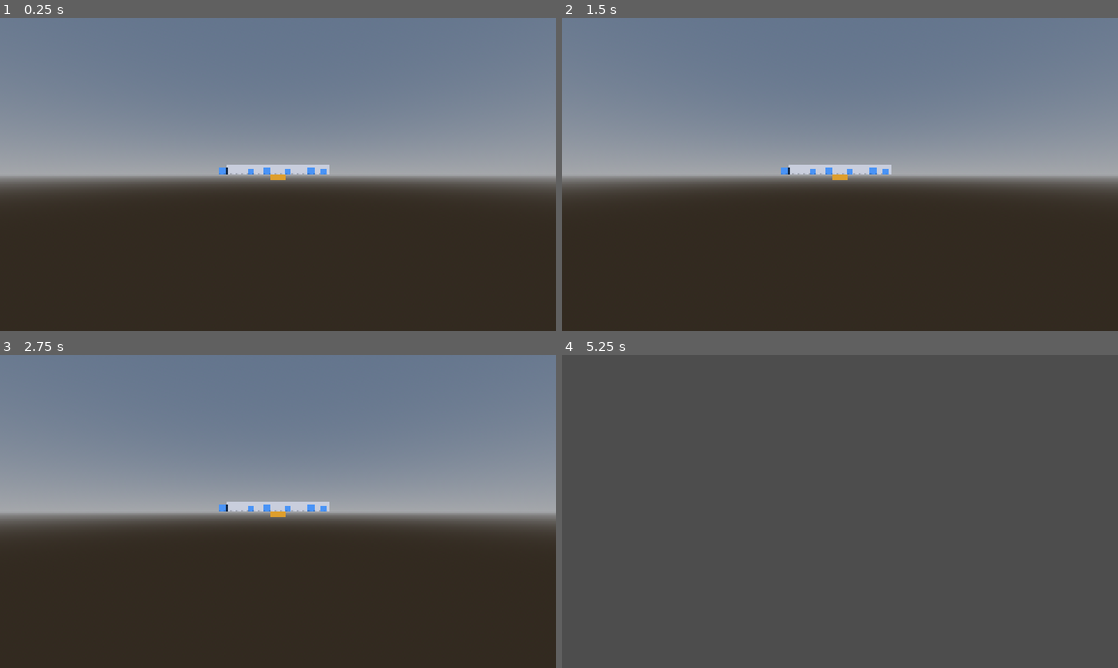
Above: before the commit, frames 1-4 (two rows, left to right).
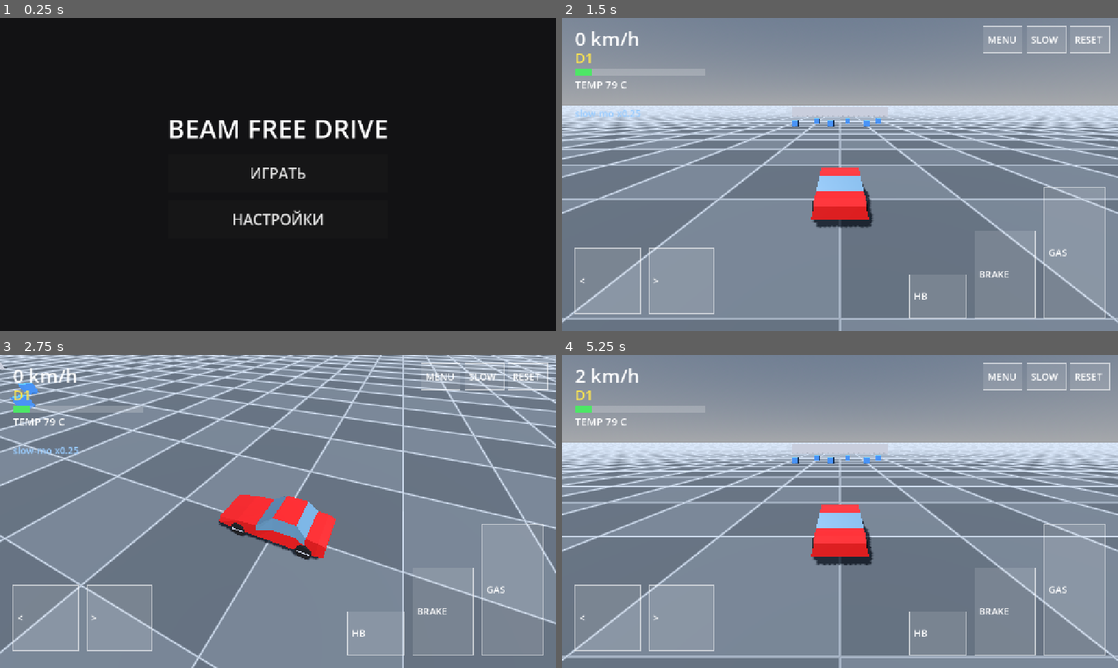
Above: after the commit, the same moments.

Repository: urichnoch777-wq/Beam-free-drive-1.3-beta
Game: Godot game, scene res://scenes/menu.tscn
Same seed, same stepped clock (60 frames per second), same inputs: the game is played once before the commit and once after it. Before the commit the project starts from res://scenes/main.tscn.
Inputs (mouse positions are in pixels of both pictures, inside the frame that each line leads up to):
- Up to frame 1 (0.25 s): no input
- Up to frame 2 (1.5 s): click (840, 174) at 0.5 s, where only the run after the commit has a clickable "ИГРАТЬ"; move the mouse to (962, 158) at 1.27 s; hold D (steer_right) from 1.28 s (still down); hold T (slowmo) from 1.28 s (still down); click (962, 158) at 1.42 s
- Up to frame 3 (2.75 s): release D (steer_right) at 2 s; release T (slowmo) at 2 s; tap Enter at 2 s; drag from (166, 527) to (250, 574) at 2.02 s
- Up to frame 4 (5.25 s): move the mouse to (895, 442) at 2.77 s; hold D (steer_right) 2.78-3.5 s; hold W (throttle) 2.78-3.5 s; drag from (812, 574) to (673, 464) at 3.52 s; move the mouse to (1006, 558) at 4.27 s; hold A (steer_left) 4.28-5 s; hold Y (tc) 4.28-5 s; tap Escape (menu) at 4.9 s; click (840, 511) at 5 s, where only the run after the commit has a clickable "ИГРАТЬ"

The runs differ from the first frame. In frame 1, 100% of the frame differs, in the area x 0-100%, y 0-100%; in frame 2, 85%; in frame 3, 72%; in frame 4, 100%.
Error before the commit: Parse Error: Identifier "GameSettings" not declared in the current scope. (res://scripts/hud.gd:31)

Commit message:
Update main scene and add GameSettings autoload
Changed the main scene to 'menu.tscn' and added GameSettings autoload.

Diff:
--- a/project.godot
+++ b/project.godot
@@ -5,9 +5,14 @@
 
 config/name="Beam Free Drive"
 config/description="Open-source mobile soft-body driving sandbox"
-run/main_scene="res://scenes/main.tscn"
+run/main_scene="res://scenes/menu.tscn"
+config/quit_on_go_back=false
 config/features=PackedStringArray("4.2", "GL Compatibility")
 config/icon="res://icon.svg"
+
+[autoload]
+
+GameSettings="*res://scripts/game_settings.gd"
 
 [display]
 
